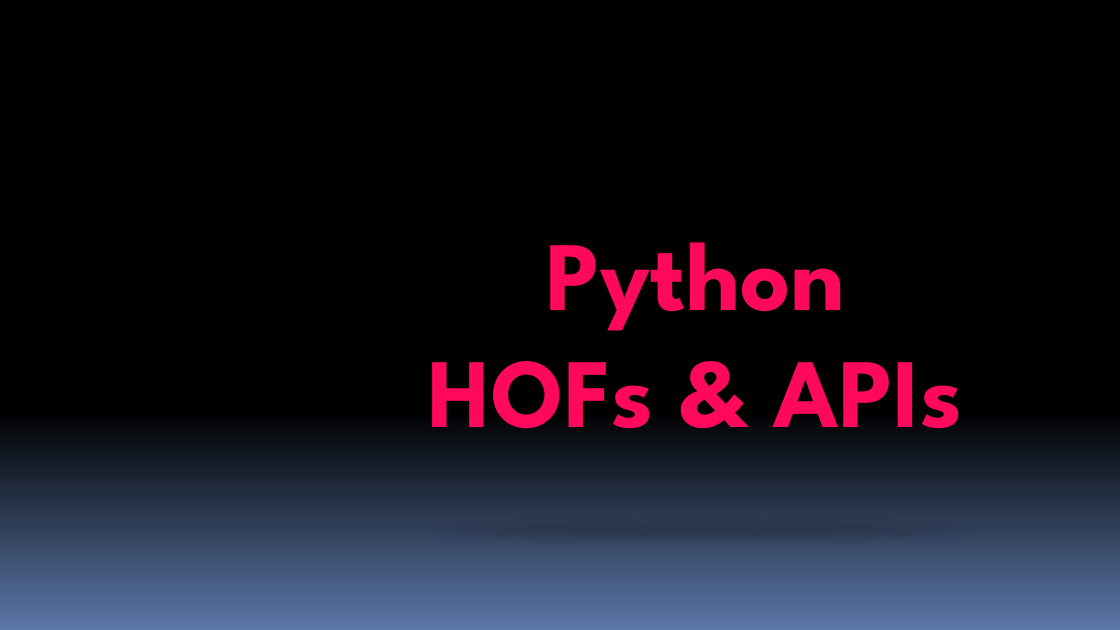
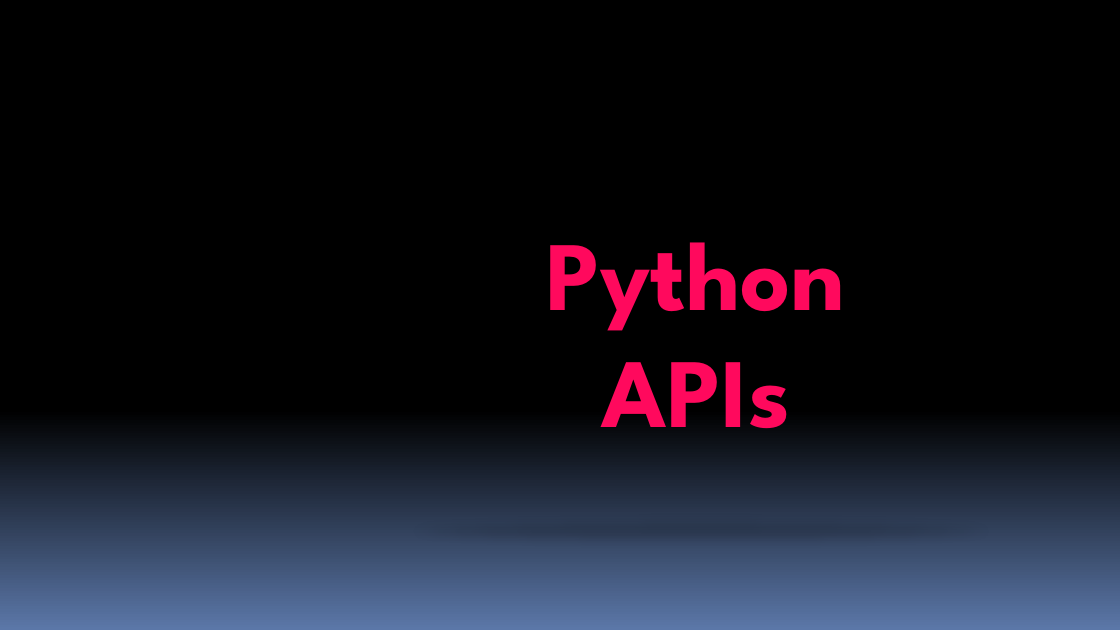
Before and after one commit to cs10/su16, a slide deck: slide 17 of lecture/L20 - Python II/src/L20-JM-Python-II-CS10-Su15.pptx. Drawn at 1120x630 pixels with LibreOffice and Linux fonts; fonts in the diff are those of the drawing. Boxes give left, top, right and bottom in pixels: in the first picture for what was removed or moved away, otherwise in the second. Text is boxed around its words. In the diff, an @@ line names an element or a change of style, - is before the commit and + after.

```diff
--- a/lecture/L20 - Python II/src/L20-JM-Python-II-CS10-Su15.pptx
+++ b/lecture/L20 - Python II/src/L20-JM-Python-II-CS10-Su15.pptx
@@ subtitle at box(546, 242, 845, 429): text changed @@
-Python
-HOFs & APIs
+Python
+APIs
```
Also in this commit, not shown: 1 other slide changed, 1 other file.
